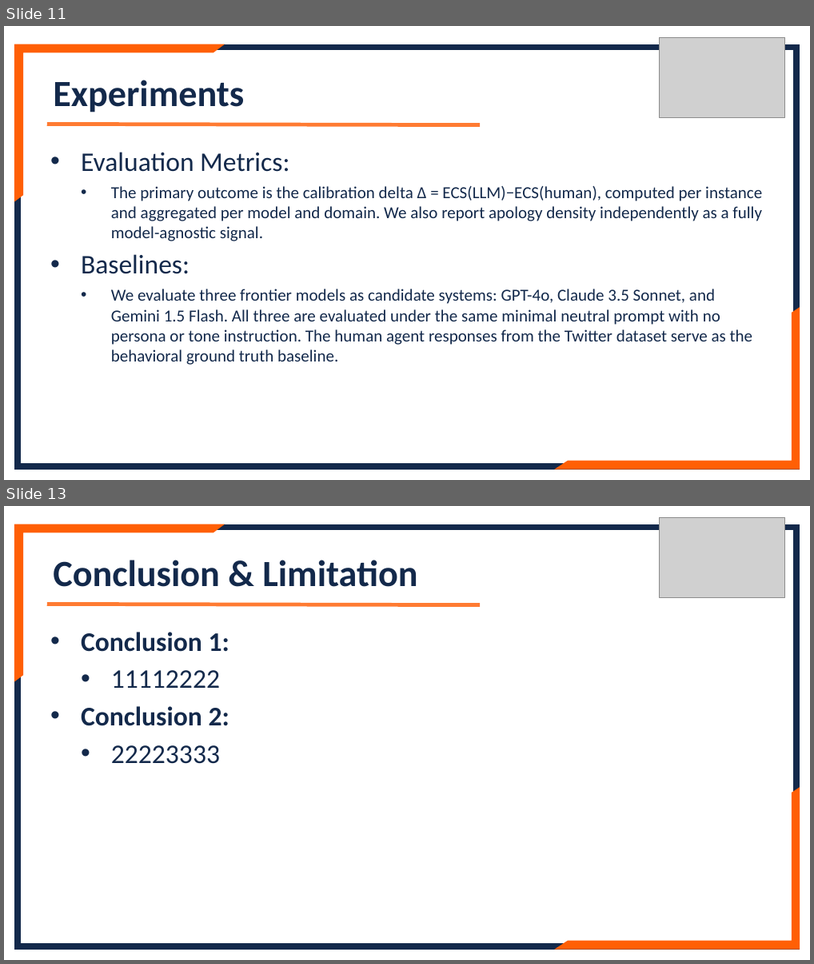
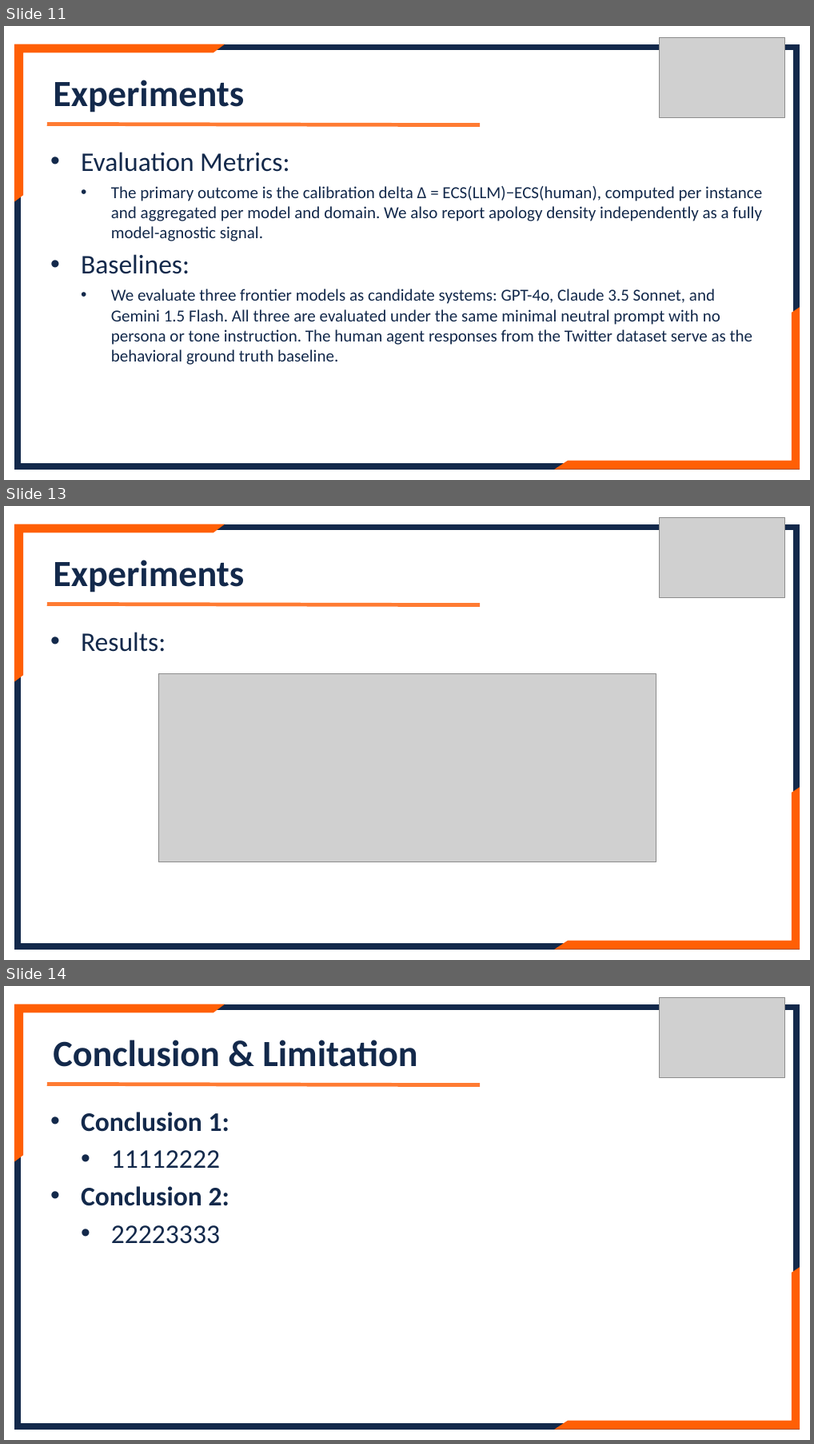
Before and after one commit to lennylin1998/ecs-llm, a slide deck: src/Files/Final_ppt.pptx. Shown one above the other, each under a label of ours: slides 11 and 13 before the commit, slides 11, 13 and 14 after it; the slides between them are not shown. The pictures are 814x964 and 814x1444 pixels, drawn with LibreOffice and Linux fonts; fonts in the diff are those of the drawing; grey boxes stand for pictures. Boxes give left, top, right and bottom in pixels: in the first picture for what was removed or moved away, otherwise in the second. Text is boxed around its words. In the diff, an @@ line names an element or a change of style, - is before the commit and + after.

```diff
--- a/src/Files/Final_ppt.pptx
+++ b/src/Files/Final_ppt.pptx
@@ slide 13 added at box(4, 506, 810, 960), background #FFFFFF @@
@@ frame added at box(15, 524, 799, 948), fill #13294B, outline #13294B 1.5 pt @@
@@ half frame added at box(15, 524, 223, 681), fill #FF5F05, outline #FF5F05 1.5 pt @@
@@ picture added at box(659, 517, 785, 598) @@
@@ text added at box(53, 560, 244, 592), 44 pt, text #13294B, bold @@
+Experiments
@@ line added from (47, 604) to (480, 605), #FF5F05 4.5 pt @@
@@ text added at box(81, 632, 166, 652), 32 pt, text #13294B @@
+• Results:
@@ picture added at box(158, 673, 656, 862) @@
@@ half frame added at box(557, 788, 799, 948), fill #FF5F05, outline #FF5F05 1.5 pt @@
@@ what was slide 13 is now slide 14 @@
```
Also in this commit, not shown: 1 slide changed.
